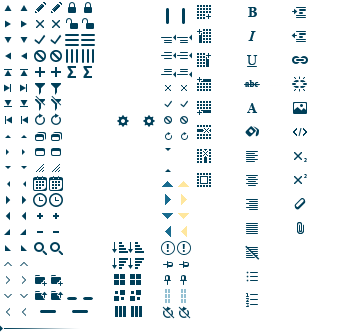
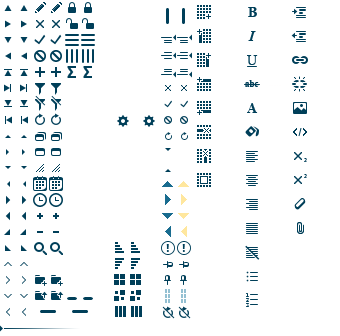
The second (340, 336) image is a revision of the first. Changes to its layers:
painted on "sort desc hover" over bbox(128, 258, 144, 269)
painted on "sort desc" over bbox(112, 258, 128, 269)
painted on "sort asc hover" over bbox(128, 242, 144, 253)
painted on "sort asc" over bbox(112, 242, 128, 253)
